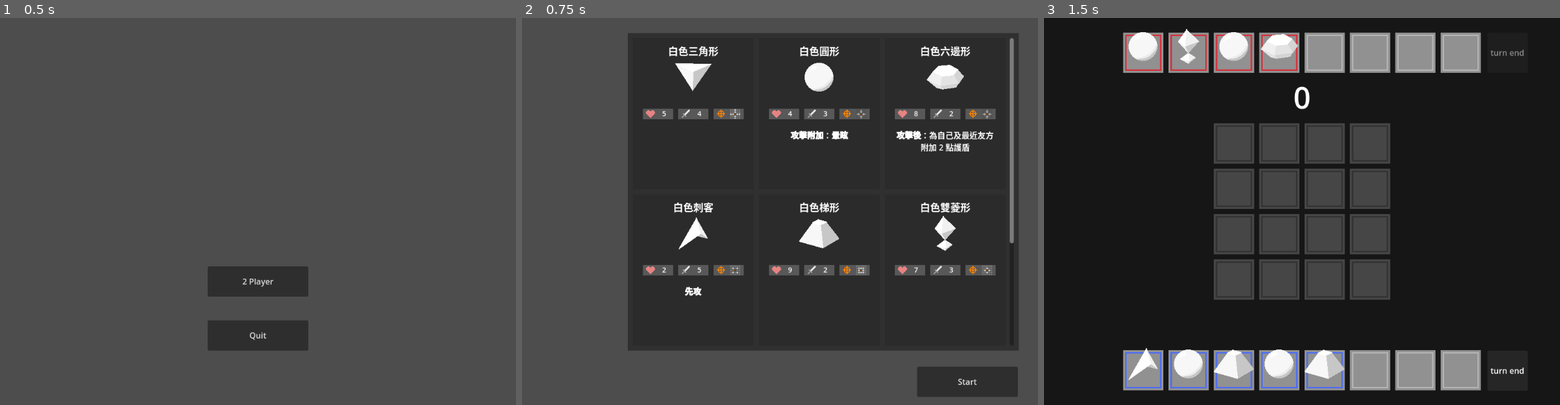
Above: before the commit, frames 1-3 (left to right).
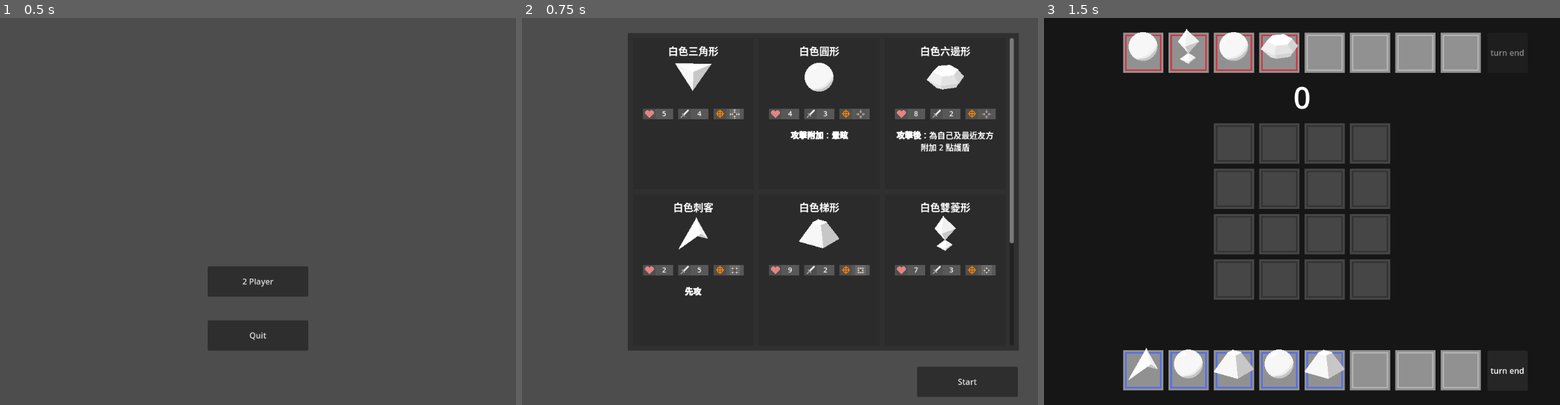
Above: after the commit, the same moments.

Repository: AaronCheng1996/AfternoonBrainstorming_godot
Game: Godot game, scene res://scenes/main.tscn
Two runs of this game, one before a commit and one after it. Both use one fixed random seed, a clock stepped at 60 frames per second and the inputs below.
Inputs:
- Up to frame 1 (0.5 s): no input
- Up to frame 2 (0.75 s): click "2 Player" at 0.5 s
- Up to frame 3 (1.5 s): click "Start" at 1.25 s

Frame 1 is identical in both runs. In frame 2, 0.3% of the frame differs, in the area x 23-92%, y 23-67%; in frame 3, nothing differs.

Commit message:
修改功能
修改：
1. 更新tilemap特效顏色

Diff:
--- a/scenes/UI/piece_healthbar.tscn
+++ b/scenes/UI/piece_healthbar.tscn
@@ -10,3 +10,22 @@
 grow_horizontal = 2
 grow_vertical = 2
 script = ExtResource("1_c6geh")
+
+[node name="background" type="ColorRect" parent="."]
+layout_mode = 0
+offset_right = 120.0
+offset_bottom = 10.0
+color = Color(0.129558, 0.129558, 0.129558, 1)
+
+[node name="buffer" type="ColorRect" parent="background"]
+layout_mode = 0
+offset_right = 90.0
+offset_bottom = 10.0
+color = Color(1, 0.561065, 0.243833, 1)
+
+[node name="health" type="ColorRect" parent="background"]
+layout_mode = 0
+offset_right = 60.0
+offset_bottom = 10.0
+scale = Vector2(1, 1.03448)
+color = Color(0.912867, 0.100591, 0.209747, 1)
--- a/scenes/UI/piece_state.tscn
+++ b/scenes/UI/piece_state.tscn
@@ -14,10 +14,16 @@
 scale = Vector2(1.00549, 1)
 color = Color(0.344076, 0.344076, 0.344076, 1)
 
+[node name="icon_background" type="ColorRect" parent="."]
+layout_mode = 0
+offset_right = 25.0
+offset_bottom = 21.0
+color = Color(0.310617, 0.310617, 0.310617, 1)
+
 [node name="icon" type="TextureRect" parent="."]
 custom_minimum_size = Vector2(20, 20)
-offset_left = 5.0
-offset_right = 25.0
+offset_left = 3.0
+offset_right = 23.0
 offset_bottom = 20.0
 
 [node name="txt_value" type="RichTextLabel" parent="."]
@@ -29,7 +35,7 @@
 [node name="txt_icon" type="TextureRect" parent="txt_value"]
 custom_minimum_size = Vector2(19, 19)
 layout_mode = 0
-offset_left = 8.0
+offset_left = 7.0
 offset_top = 1.0
-offset_right = 28.0
+offset_right = 27.0
 offset_bottom = 21.0
--- a/scenes/component/tilemap_component.tscn
+++ b/scenes/component/tilemap_component.tscn
@@ -19,6 +19,8 @@
 texture = ExtResource("3_vslbp")
 texture_region_size = Vector2i(80, 80)
 0:0/0 = 0
+1:0/0 = 0
+2:0/0 = 0
 
 [sub_resource type="TileSet" id="TileSet_7sx3d"]
 tile_size = Vector2i(90, 90)
--- a/scenes/match.tscn
+++ b/scenes/match.tscn
@@ -36,12 +36,7 @@
 
 [node name="TileMap" parent="board" instance=ExtResource("2_j5k1m")]
 position = Vector2(152, 24)
-
-[node name="Pieces" type="Node2D" parent="board/TileMap"]
-
-[node name="Player0" type="Node2D" parent="board/TileMap/Pieces"]
-
-[node name="Player1" type="Node2D" parent="board/TileMap/Pieces"]
+layer_0/tile_data = PackedInt32Array(131074, 0, 0, 196610, 0, 0, 262146, 0, 0, 327682, 0, 0, 327683, 0, 0, 262147, 0, 0, 196611, 0, 0, 131075, 0, 0, 131076, 0, 0, 196612, 0, 0, 262148, 0, 0, 327684, 0, 0, 327685, 0, 0, 262149, 0, 0, 196613, 0, 0, 131077, 0, 0, 458759, 1, 0, 458758, 1, 0, 458757, 1, 0, 458756, 1, 0, 458755, 1, 0, 458754, 1, 0, 458753, 1, 0, 458752, 1, 0, 0, 1, 0, 1, 1, 0, 2, 1, 0, 3, 1, 0, 4, 1, 0, 5, 1, 0, 6, 1, 0, 7, 1, 0)
 
 [node name="btn_turn_end_0" type="Button" parent="board"]
 material = SubResource("CanvasItemMaterial_qim31")
@@ -79,6 +74,13 @@
 offset_right = 730.0
 offset_bottom = 234.0
 
+[node name="Pieces" type="Node2D" parent="board"]
+position = Vector2(152, 24)
+
+[node name="Player0" type="Node2D" parent="board/Pieces"]
+
+[node name="Player1" type="Node2D" parent="board/Pieces"]
+
 [connection signal="gui_input" from="board" to="board/TileMap" method="_on_board_gui_input"]
 [connection signal="pressed" from="board/btn_turn_end_0" to="." method="_on_btn_turn_end_0_pressed"]
 [connection signal="pressed" from="board/btn_turn_end_1" to="." method="_on_btn_turn_end_1_pressed"]
--- a/script/UI/piece_state.gd
+++ b/script/UI/piece_state.gd
@@ -21,7 +21,6 @@
 			text = Global.set_font_color(text, Global.get_font_color(value, default_value))
 			txt_value.text = Global.set_font_center(Global.set_font_size(text, "14"))
 	else:
-		print(txt_icon_texture)
 		if txt_icon_texture:
 			txt_value.text = ""
 			txt_icon.texture = txt_icon_texture
--- a/script/component/tilemap_component.gd
+++ b/script/component/tilemap_component.gd
@@ -13,19 +13,16 @@
 	for x in gird_size:
 		for y in gird_size:
 			dic[str(Vector2(x + 2, y + 2))] = { "type": "default" }
-			set_cell(0, Vector2(x + 2, y + 2), 0, Vector2i(0, 0), 0)
 	#生成手上空間
 	for x in hand_size:
 		dic[str(Vector2(x, 0))] = { "type": "hand" }
-		set_cell(0, Vector2(x, 0), 1, Vector2i(0, 0), 0)
 		dic[str(Vector2(x, 7))] = { "type": "hand" }
-		set_cell(0, Vector2(x, 7), 1, Vector2i(0, 0), 0)
 
 
 func _process(delta: float) -> void:
 	reset(2)
 	if piece_select: #有選定棋子，顯示可動目標
-		set_cell(2, piece_select.location, 1, Vector2i(0, 0), 0)
+		set_cell(2, piece_select.location, 2, Vector2i(0, 0), 0)
 		var tile = local_to_map(get_local_mouse_position())
 		if tile == piece_select.location: #排除自己
 			return
@@ -41,7 +38,7 @@
 #顯示攻擊對象
 func highlight_tiles(targets: Array) -> void:
 	for target in targets:
-		set_cell(1, target, 1, Vector2i(0, 0), 0)
+		set_cell(1, target, 2, Vector2i(2, 0), 0)
 
 #清除特定圖層
 func reset(layer: int) -> void:
--- a/script/match.gd
+++ b/script/match.gd
@@ -1,8 +1,8 @@
 extends Control
 #棋子
 @onready var board = $board
-@onready var p0_pieces = $board/TileMap/Pieces/Player0
-@onready var p1_pieces = $board/TileMap/Pieces/Player1
+@onready var p0_pieces = $board/Pieces/Player0
+@onready var p1_pieces = $board/Pieces/Player1
 @onready var tilemap = $board/TileMap
 @onready var score_label = $board/score_label
 @onready var p0_end_button = $board/btn_turn_end_0
Binary file changed: img/board/selected_slot.png
Not shown, changed: img/board/selected_slot.png.import
Not shown: 1 places in scenes/component/tilemap_component.tscn that only renumber resources
